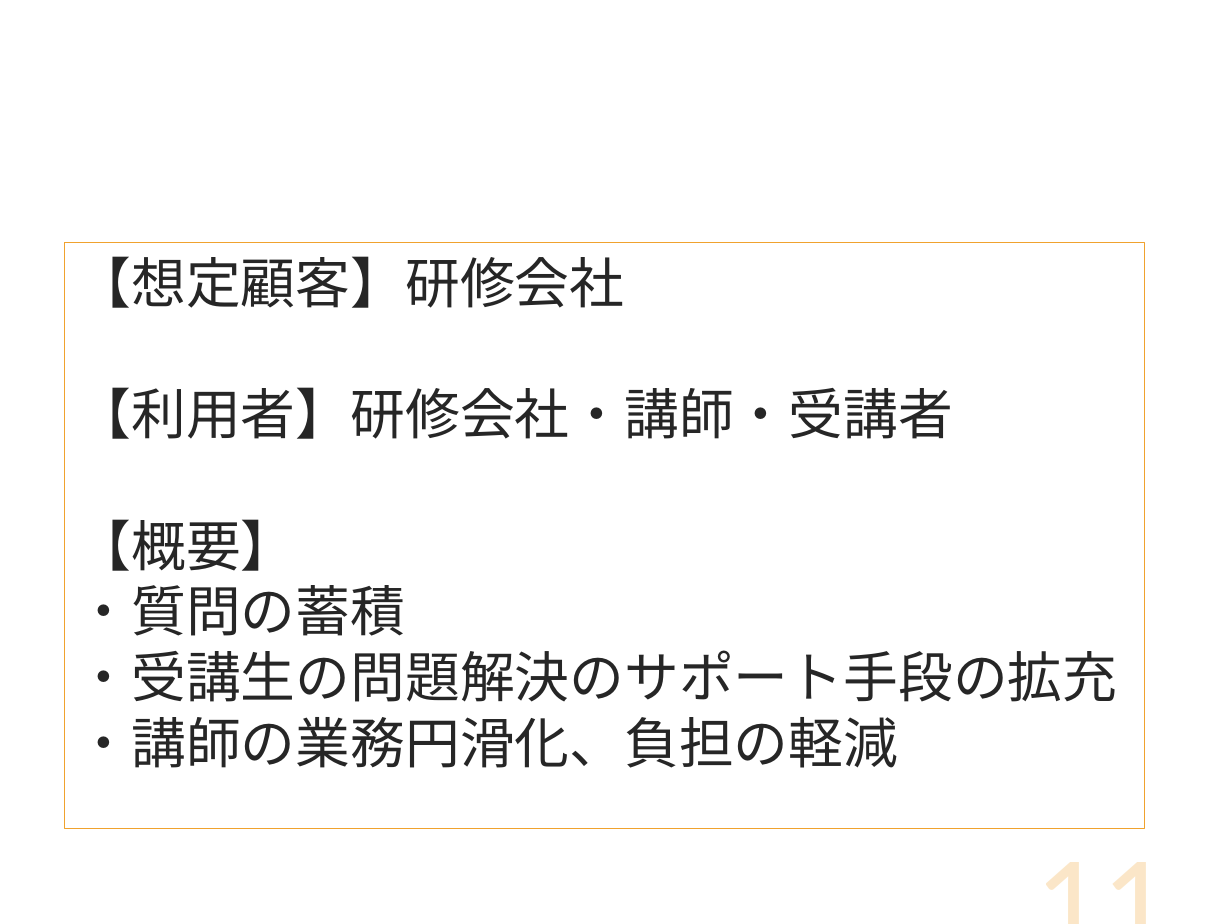
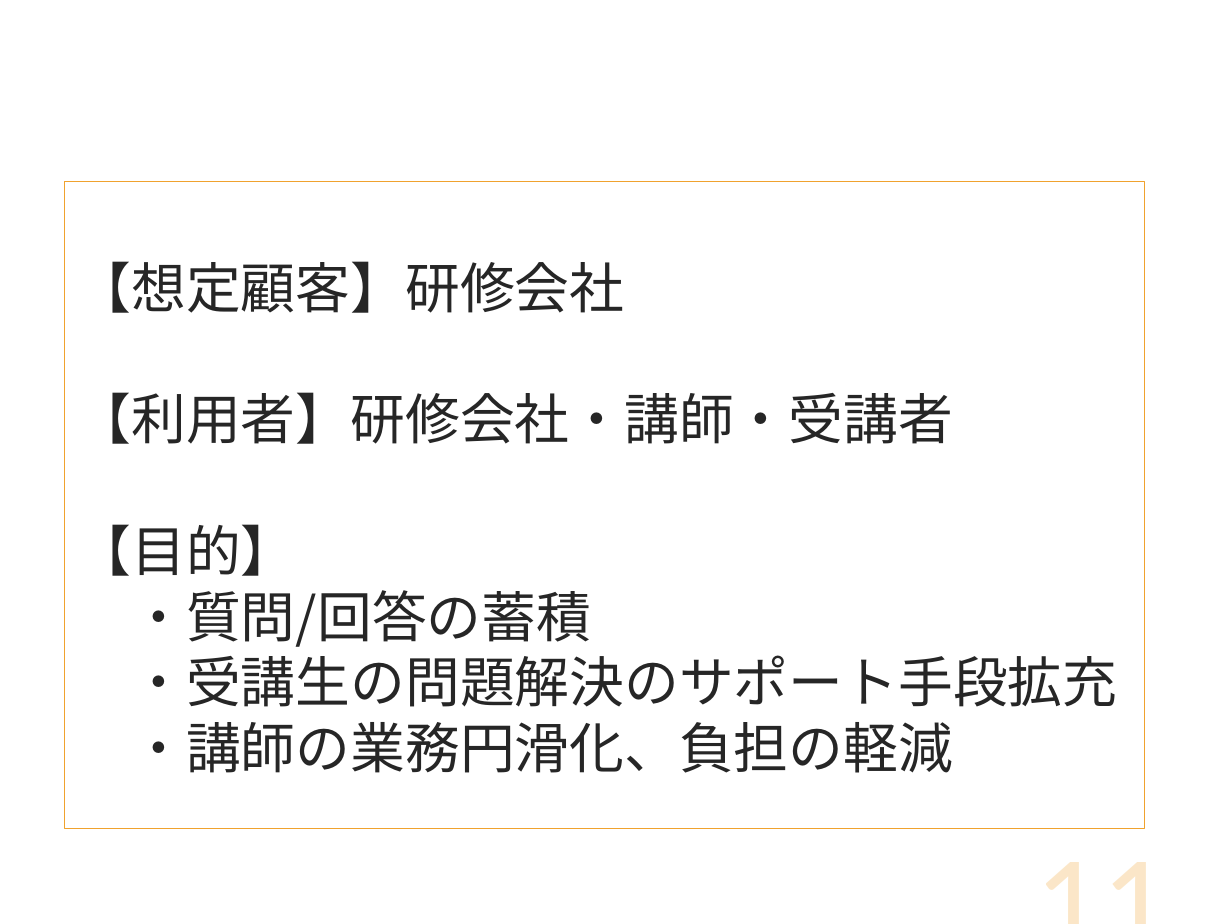
Before and after one commit to DOJO-2021/D-2, a slide deck: slide 11 of documents/プレゼン/Knowledge Holder_清書版.pptx. Drawn at 1232x924 pixels with LibreOffice and Linux fonts; fonts in the diff are those of the drawing. Boxes give left, top, right and bottom in pixels: in the first picture for what was removed or moved away, otherwise in the second. Text is boxed around its words. In the diff, an @@ line names an element or a change of style, - is before the commit and + after.

```diff
--- a/documents/プレゼン/Knowledge Holder_清書版.pptx
+++ b/documents/プレゼン/Knowledge Holder_清書版.pptx
@@ rectangle "【想定顧客】研修会社": place and size @@
-rectangle "【想定顧客】研修会社" at [64,243,1145,829]
+rectangle "【想定顧客】研修会社" at [64,182,1145,829]
@@ text in rectangle at [77,524,1117,707]: text changed @@
-【概要】
-・質問の蓄積
-・受講生の問題解決のサポート手段の拡充
+【目的】
+・質問/回答の蓄積
+・受講生の問題解決のサポート手段拡充
```
Also in this commit, not shown: 6 other slides changed, 2 slides added.
